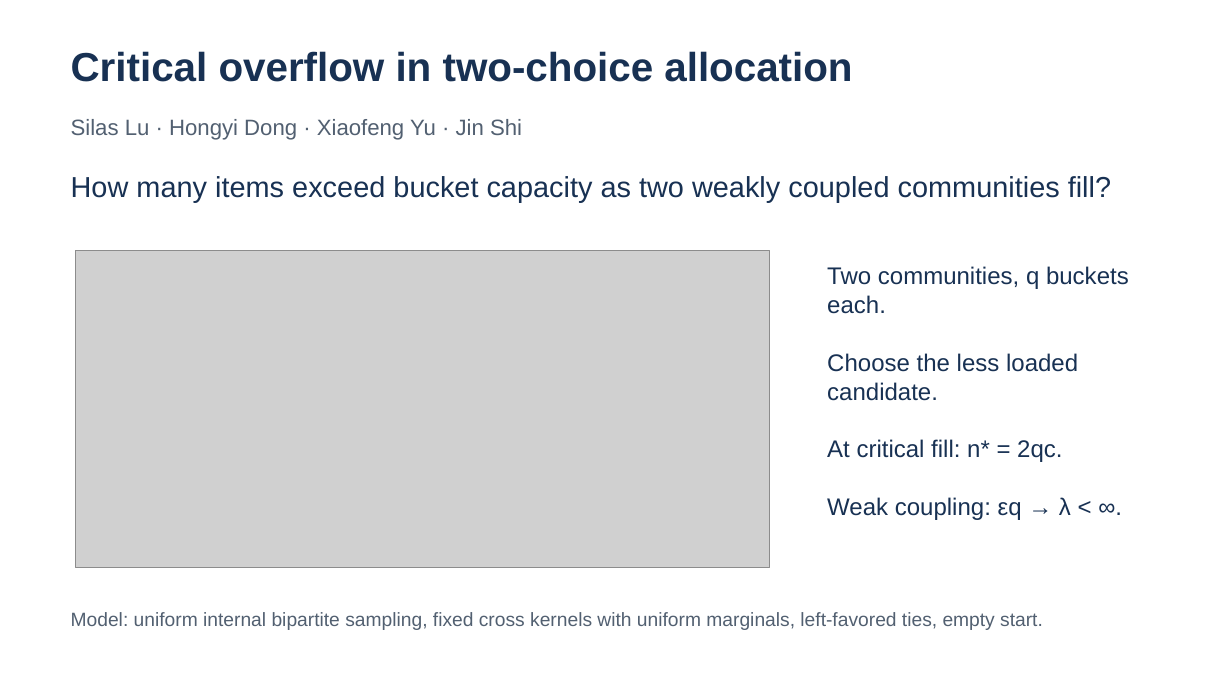
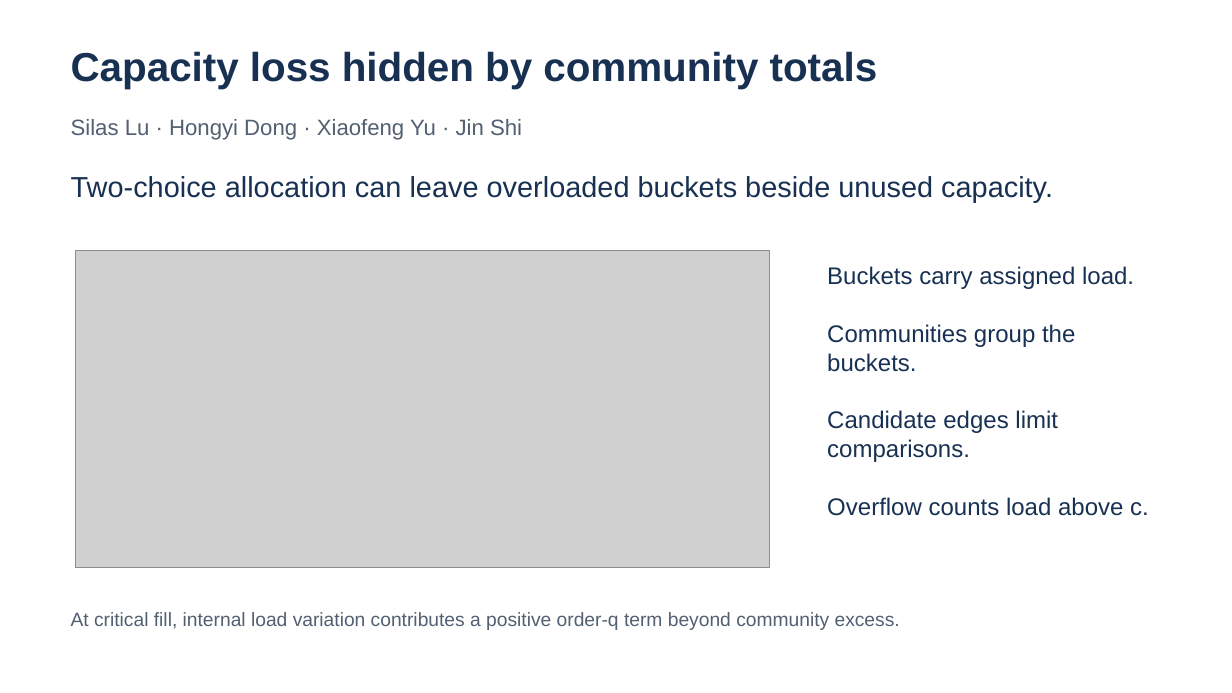
Before and after one commit to 19991111/critical-overflow-reproducibility, a slide deck: slide 1 of paper/fcs/highlights_fcs.pptx. Drawn at 1232x693 pixels with LibreOffice and Linux fonts; fonts in the diff are those of the drawing; grey boxes stand for pictures. Boxes give left, top, right and bottom in pixels: in the first picture for what was removed or moved away, otherwise in the second. Text is boxed around its words. In the diff, an @@ line names an element or a change of style, - is before the commit and + after.

```diff
--- a/paper/fcs/highlights_fcs.pptx
+++ b/paper/fcs/highlights_fcs.pptx
@@ text at bbox=[71, 51, 878, 89]: text changed @@
-Critical overflow in two-choice allocation
+Capacity loss hidden by community totals
@@ text at bbox=[71, 176, 1053, 202]: text changed @@
-How many items exceed bucket capacity as two weakly coupled communities fill?
+Two-choice allocation can leave overloaded buckets beside unused capacity.
@@ text at bbox=[827, 266, 1149, 516]: text changed @@
-Two communities, q buckets each.
-Choose the less loaded candidate.
-At critical fill: n* = 2qc.
-Weak coupling: εq → λ < ∞.
+Buckets carry assigned load.
+Communities group the buckets.
+Candidate edges limit comparisons.
+Overflow counts load above c.
@@ text at bbox=[71, 612, 900, 630]: text changed @@
-Model: uniform internal bipartite sampling, fixed cross kernels with uniform marginals, left-favored ties, empty start.
+At critical fill, internal load variation contributes a positive order-q term beyond community excess.
```
Also in this commit, not shown: 1 other slide changed, 1 slide added, 1 slide removed, 8 other files.
